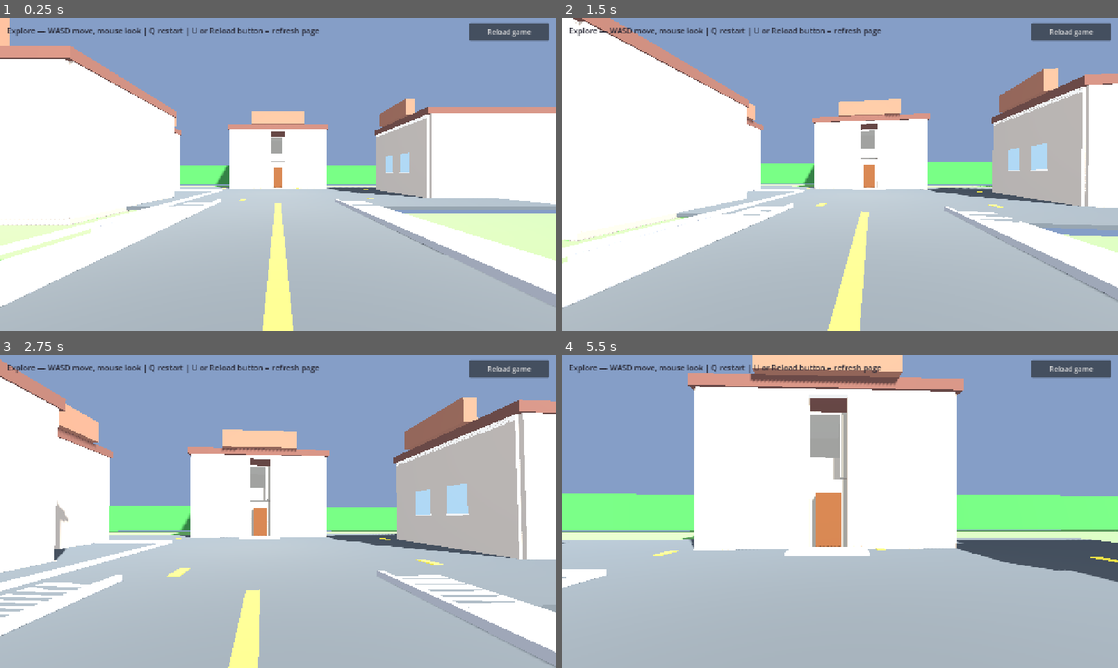
Above: before the commit, frames 1-4 (two rows, left to right).
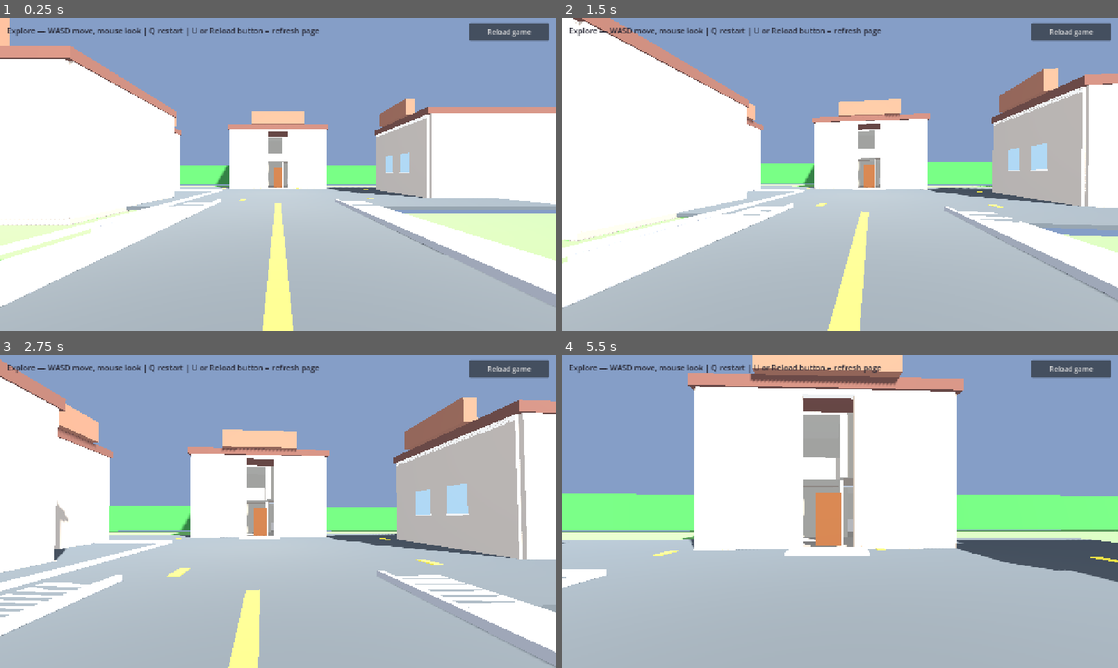
Above: after the commit, the same moments.

Repository: laim-1/LasVegas
Game: Godot game, scene res://scenes/main.tscn
Two runs of this game, one before a commit and one after it. Both use one fixed random seed, a clock stepped at 60 frames per second and the inputs below.
Inputs (mouse positions are in pixels of both pictures, inside the frame that each line leads up to):
- Up to frame 1 (0.25 s): no input
- Up to frame 2 (1.5 s): tap Enter at 0.5 s; move the mouse to (867, 174) at 0.52 s; hold W (move_forward) from 0.53 s (still down); click (867, 174) at 0.67 s; move the mouse to (812, 174) at 1.27 s
- Up to frame 3 (2.75 s): keep holding W (move_forward); move the mouse to (289, 505) at 2.02 s
- Up to frame 4 (5.5 s): keep holding W (move_forward); move the mouse to (834, 517) at 2.77 s; click (834, 517) at 2.92 s; move the mouse to (878, 514) at 3.52 s; move the mouse to (795, 508) at 4.27 s; move the mouse to (845, 511) at 5.02 s; click (845, 511) at 5.17 s

The runs differ from the first frame. In frame 1, 0.2% of the frame differs, in the area x 48-52%, y 36-55%; in frame 2, 0.3%; in frame 3, 0.4%; in frame 4, 1.8%, in the area x 43-53%, y 13-62%.

Commit message:
Fix enterable house door blocked by collision and wall gap
Co-authored-by: Cursor <cursoragent@cursor.com>

Diff:
--- a/godot/scripts/enterable_house.gd
+++ b/godot/scripts/enterable_house.gd
@@ -10,7 +10,8 @@
 const F2_SLAB := 2.85
 const F2_H := 2.55
 const INT_T := 0.14
-const DOOR_HALF := 0.75
+const DOOR_HALF := 1.0
+const DOOR_INT_HALF := 1.05
 
 const COL_WALL_EXT := Color(0.72, 0.62, 0.52)
 const COL_WALL_INT := Color(0.5, 0.48, 0.44)
@@ -60,9 +61,8 @@
 	_add_wall_z(level, iz0, ix0, ix1, y0, y_f1_ceil, INT_T, COL_WALL_INT)
 	_add_wall_x(level, ix0, iz0, iz1, y0, y_f1_ceil, INT_T, COL_WALL_INT)
 	_add_wall_x(level, ix1, iz0, iz1, y0, y_f1_ceil, INT_T, COL_WALL_INT)
-	# Front: open (porch door); sides of entry only
-	_add_wall_z(level, iz1, ix0, x_stair0, y0, y_f1_ceil, INT_T, COL_WALL_INT)
-	_add_wall_z(level, iz1, x_stair1, ix1, y0, y_f1_ceil, INT_T, COL_WALL_INT)
+	# Front: centered doorway aligned with porch and exterior door
+	_add_wall_z(level, iz1, ix0, ix1, y0, y_f1_ceil, INT_T, COL_WALL_INT, cx, DOOR_INT_HALF)
 
 	_add_wall_z(level, z_foyer_back, x_hall1, x_div, y0, y_f1_ceil, INT_T, COL_WALL_INT)
 	_add_wall_z(level, z_foyer_back, x_div, ix1, y0, y_f1_ceil, INT_T, COL_WALL_INT, cx + 2.0, 1.0)
@@ -167,25 +167,25 @@
 	var bz := cz - hd
 	# Living / master — large front windows
 	for y_off in [1.0, 3.2]:
-		level.add_box(
+		level.add_box_visual(
 			Vector3(cx + 1.5, y0 + y_off, fz - 0.12),
 			Vector3(cx + 4.2, y0 + y_off + 1.4, fz + 0.12),
 			HorrorLevel.COL_WINDOW
 		)
 	# Kitchen / bed2 — back
-	level.add_box(
+	level.add_box_visual(
 		Vector3(cx + 1.0, y0 + 1.0, bz - 0.12),
 		Vector3(cx + 4.0, y0 + 2.4, bz + 0.12),
 		HorrorLevel.COL_WINDOW
 	)
-	level.add_box(
+	level.add_box_visual(
 		Vector3(cx + 1.0, y0 + 3.2, bz - 0.12),
 		Vector3(cx + 3.5, y0 + 4.5, bz + 0.12),
 		HorrorLevel.COL_WINDOW
 	)
 	# Study — west
 	var wx := cx - hw
-	level.add_box(
+	level.add_box_visual(
 		Vector3(wx - 0.12, y0 + 3.0, cz - 2.5),
 		Vector3(wx + 0.12, y0 + 4.3, cz + 0.5),
 		HorrorLevel.COL_WINDOW
@@ -207,9 +207,10 @@
 		Vector3(cx + plat_w * 0.5, y0 + 0.1, fz + step_h + plat_d),
 		HorrorLevel.COL_SIDEWALK
 	)
-	level.add_box(
-		Vector3(cx - 0.5, y0 + 0.1, fz - 0.08),
-		Vector3(cx + 0.5, y0 + 2.2, fz + 0.12),
+	# Visual only — must not block the entry (add_box uses collision by default).
+	level.add_box_visual(
+		Vector3(cx - 0.5, y0 + 0.1, fz - 0.05),
+		Vector3(cx + 0.5, y0 + 2.2, fz + 0.05),
 		HorrorLevel.COL_DOOR
 	)
 
--- a/godot/scripts/level.gd
+++ b/godot/scripts/level.gd
@@ -49,7 +49,11 @@
 	_add_box(box_min, box_max, color)
 
 
-func _add_box(box_min: Vector3, box_max: Vector3, color: Color) -> void:
+func add_box_visual(box_min: Vector3, box_max: Vector3, color: Color) -> void:
+	_add_box(box_min, box_max, color, false)
+
+
+func _add_box(box_min: Vector3, box_max: Vector3, color: Color, with_collision: bool = true) -> void:
 	var size := box_max - box_min
 	var center := (box_min + box_max) * 0.5
 
@@ -68,14 +72,14 @@
 	mat.albedo_color = color
 	mesh_inst.material_override = mat
 
-	var col := CollisionShape3D.new()
-	var shape := BoxShape3D.new()
-	shape.size = size
-	col.shape = shape
-	col.position = center
-
 	body.add_child(mesh_inst)
-	body.add_child(col)
+	if with_collision:
+		var col := CollisionShape3D.new()
+		var shape := BoxShape3D.new()
+		shape.size = size
+		col.shape = shape
+		col.position = center
+		body.add_child(col)
 	add_child(body)
 
 
